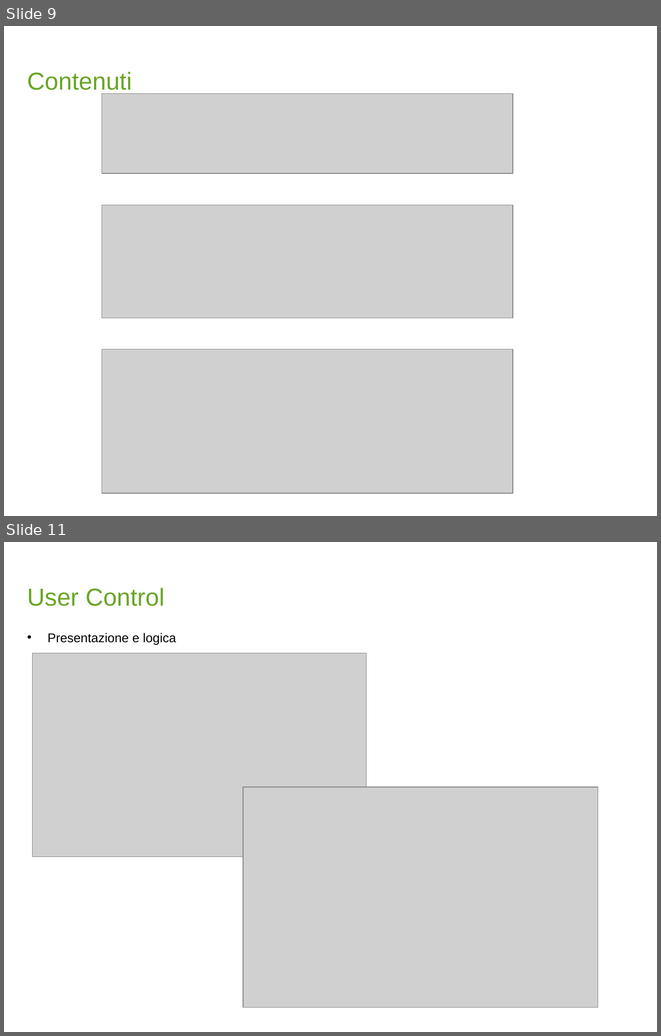
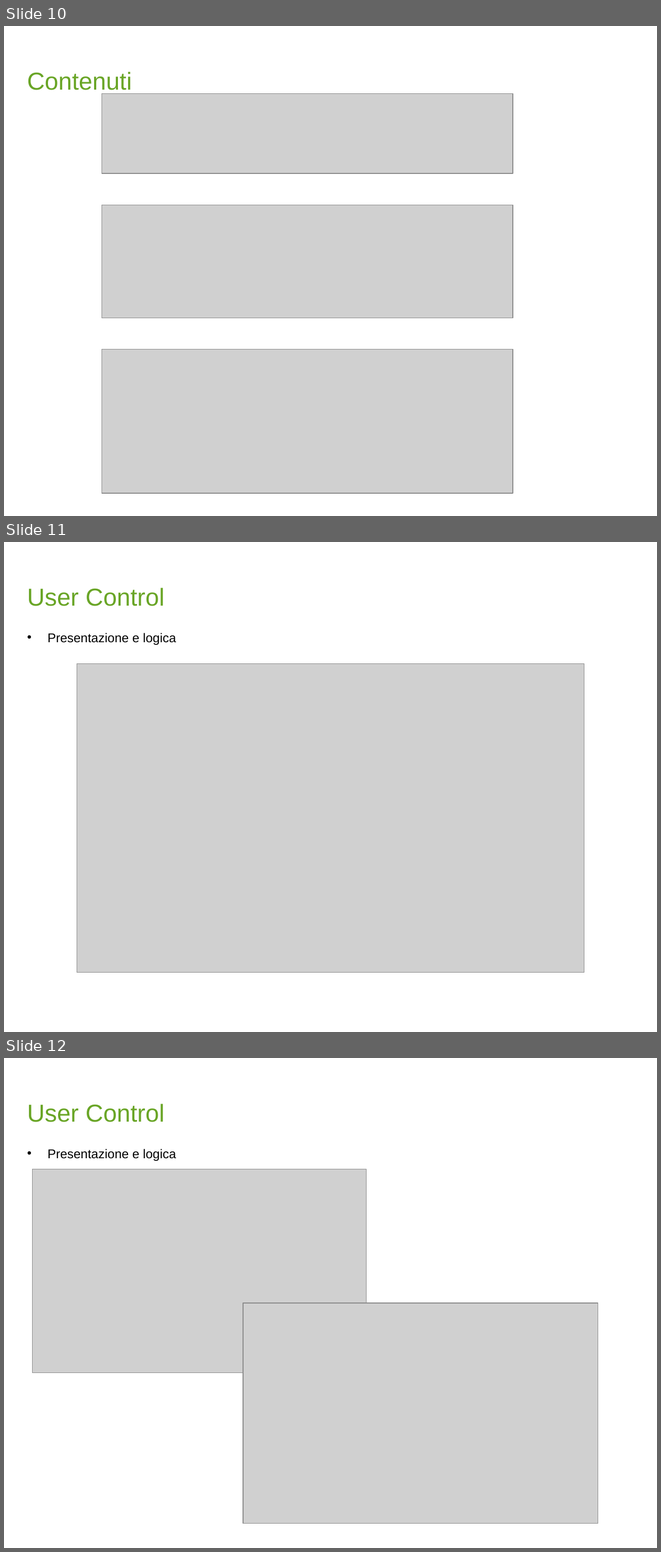
Before and after one commit to MarianoFasano/DSB, a slide deck: docs/Progetto di semestre - Ground Control_v1.pptx. Shown one above the other, each under a label of ours: slides 9 and 11 before the commit, slides 10, 11 and 12 after it; the slides between them are not shown. The pictures are 661x1036 and 661x1552 pixels, drawn with LibreOffice and Linux fonts; fonts in the diff are those of the drawing; grey boxes stand for pictures; background and template pictures are left out. Boxes give left, top, right and bottom in pixels: in the first picture for what was removed or moved away, otherwise in the second. Text is boxed around its words. In the diff, an @@ line names an element or a change of style, - is before the commit and + after.

```diff
--- a/docs/Progetto di semestre - Ground Control_v1.pptx
+++ b/docs/Progetto di semestre - Ground Control_v1.pptx
@@ slide 11 added at [4, 542, 657, 1032], background #FFFFFF @@
@@ text added at [27, 588, 165, 606], 27 pt, text #69A526 @@
+User Control
@@ text added at [47, 633, 176, 645], 14 pt, text #000000 @@
+• Presentazione e logica
@@ picture added at [77, 663, 584, 972] @@
@@ what was slide 9 is now slide 10 @@
@@ what was slide 11 is now slide 12 @@
```
Also in this commit, not shown: 4 slides changed, 3 other slides added, 2 slides removed, 2 other files.
